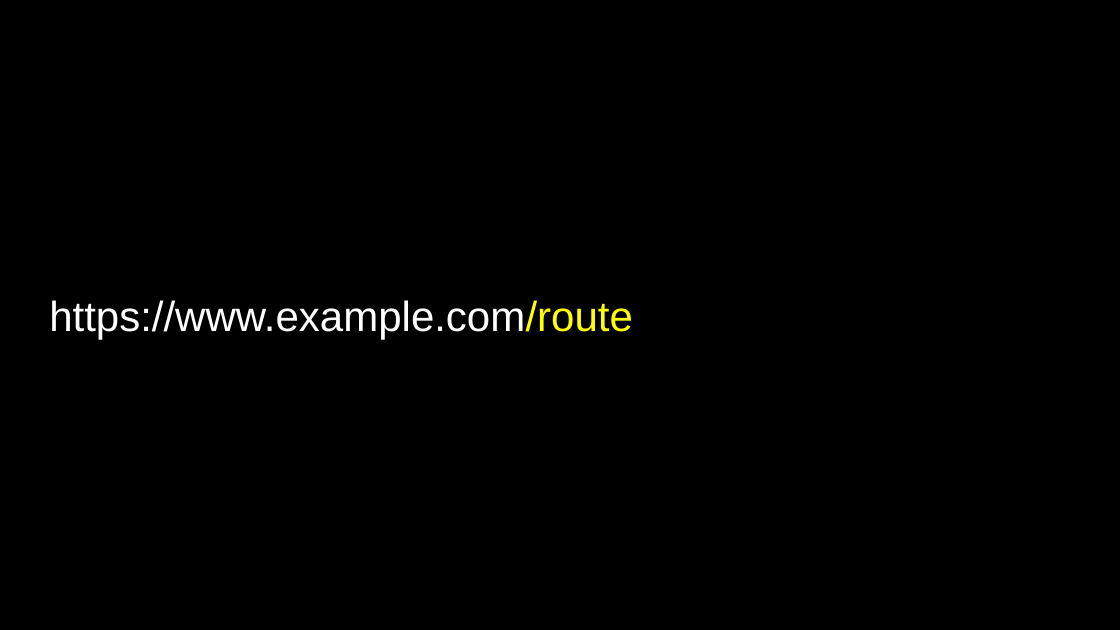
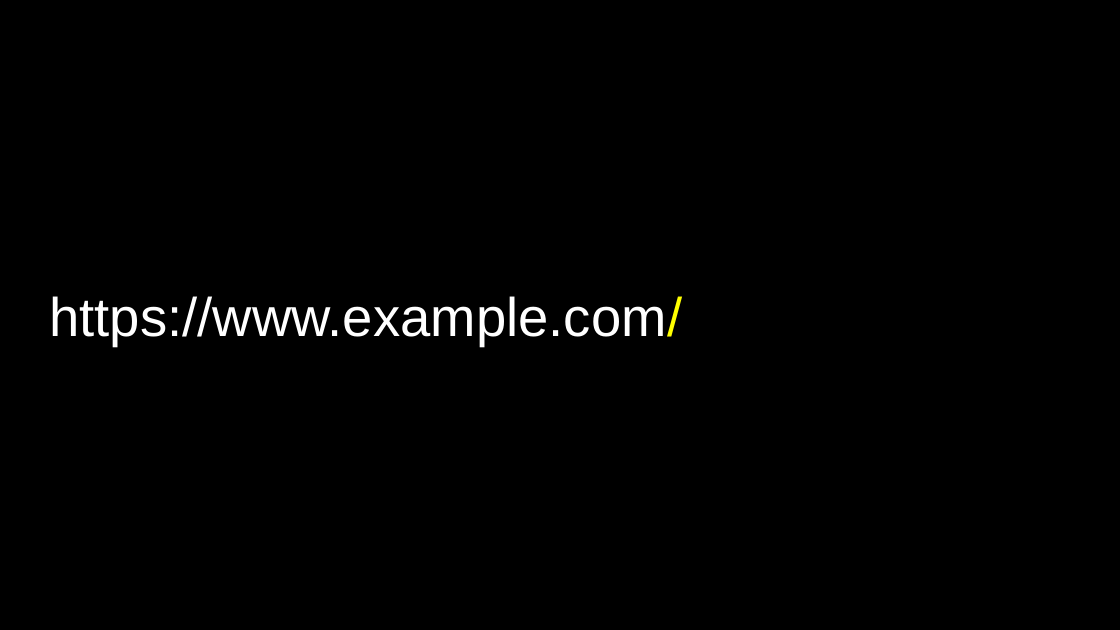
Before and after one commit to SQ4007-2025/website, a slide deck: slide 24 of lectures/slides_9.pptx (slide 8 before the commit). Drawn at 1120x630 pixels with LibreOffice and Linux fonts; fonts in the diff are those of the drawing. Boxes give left, top, right and bottom in pixels: in the first picture for what was removed or moved away, otherwise in the second. Text is boxed around its words. In the diff, an @@ line names an element or a change of style, - is before the commit and + after.

```diff
--- a/lectures/slides_9.pptx
+++ b/lectures/slides_9.pptx
@@ title at [49,296,682,347]: text changed; size 27 to 35 pt @@
-https://www.example.com/route
+https://www.example.com/
```
Also in this commit, not shown: 12 other slides changed, 100 slides added, 19 slides removed, 3 other files.
